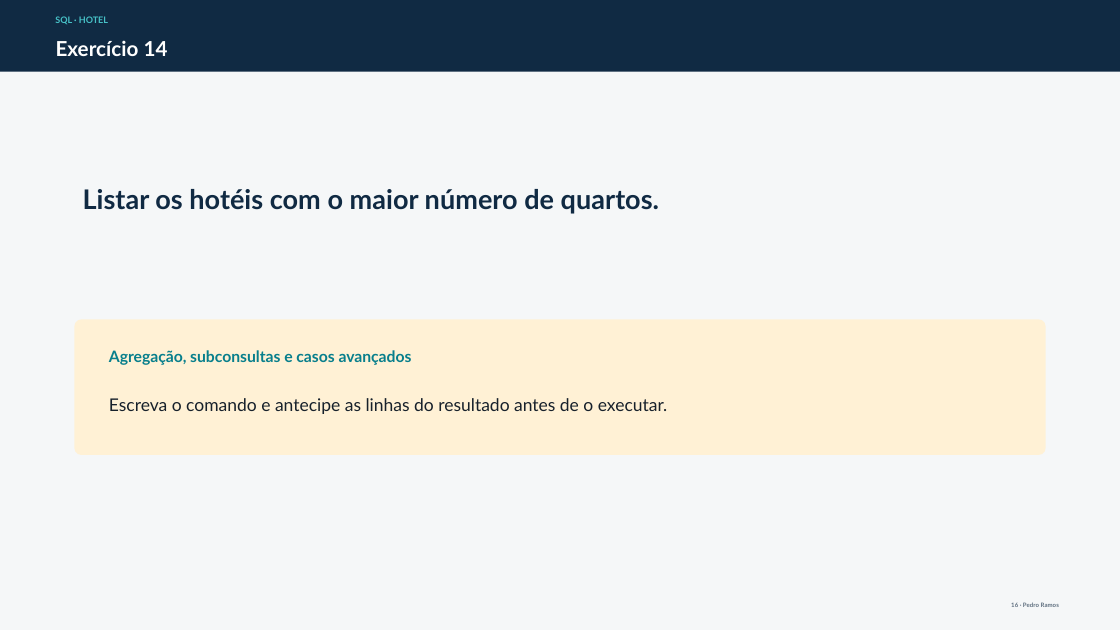
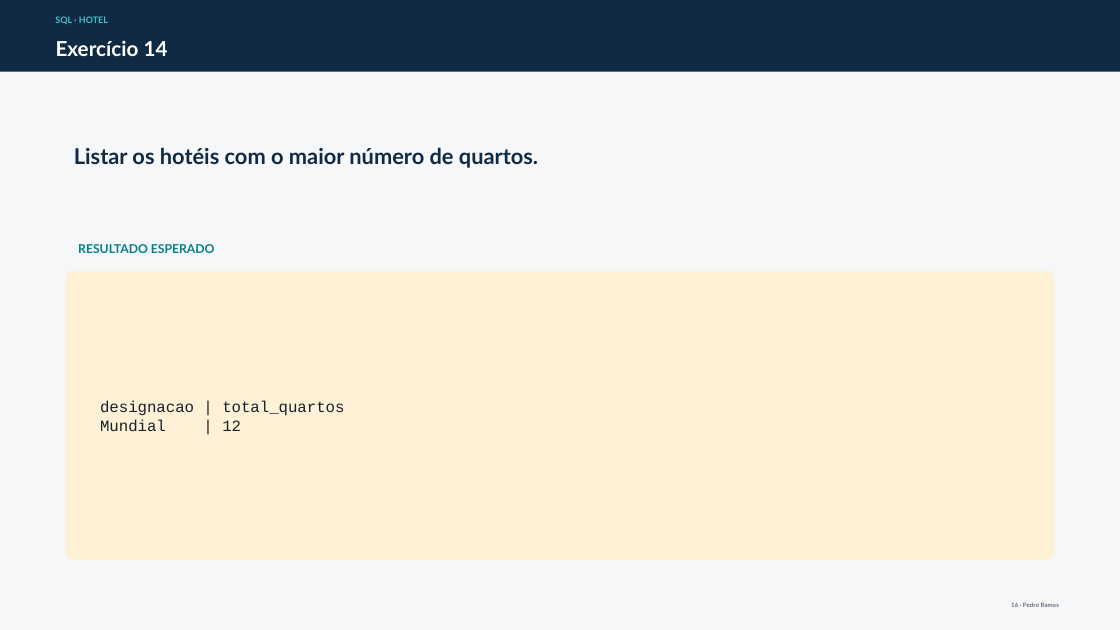
Before and after one commit to pnramos-iscte/docker, a slide deck: slide 16 of docs/exercicios-select-hotel/Exercicios_SELECT_Hotel_slides.pptx. Drawn at 1120x630 pixels with LibreOffice and Linux fonts; fonts in the diff are those of the drawing. Boxes give left, top, right and bottom in pixels: in the first picture for what was removed or moved away, otherwise in the second. Text is boxed around its words. In the diff, an @@ line names an element or a change of style, - is before the commit and + after.

```diff
--- a/docs/exercicios-select-hotel/Exercicios_SELECT_Hotel_slides.pptx
+++ b/docs/exercicios-select-hotel/Exercicios_SELECT_Hotel_slides.pptx
@@ text "Listar os hotéis com o ...": place and size @@
-text "Listar os hotéis com o ..." at bbox=[83, 189, 659, 214]
+text "Listar os hotéis com o ..." at bbox=[74, 147, 538, 168]
@@ text "Listar os hotéis com o ..." at bbox=[74, 147, 538, 168]: size 23.2 to 18.8 pt @@
@@ text added at bbox=[78, 244, 215, 253], 10.5 pt, text #087F8C, bold @@
+RESULTADO ESPERADO
@@ rounded rectangle: place and size @@
-rounded rectangle at bbox=[75, 319, 1046, 455]
+rounded rectangle at bbox=[66, 271, 1054, 560]
@@ rounded rectangle at bbox=[66, 271, 1054, 560]: proportions changed @@
@@ text removed at bbox=[109, 350, 412, 365] @@
-Agregação, subconsultas e casos avançados
@@ text at bbox=[100, 400, 344, 432]: text changed; size 15 to 13.5 pt; font Lato to Courier New @@
-Escreva o comando e antecipe as linhas do resultado antes de o executar.
+designacao | total_quartos
+Mundial | 12
```
Also in this commit, not shown: 19 other slides changed, 2 other files.
